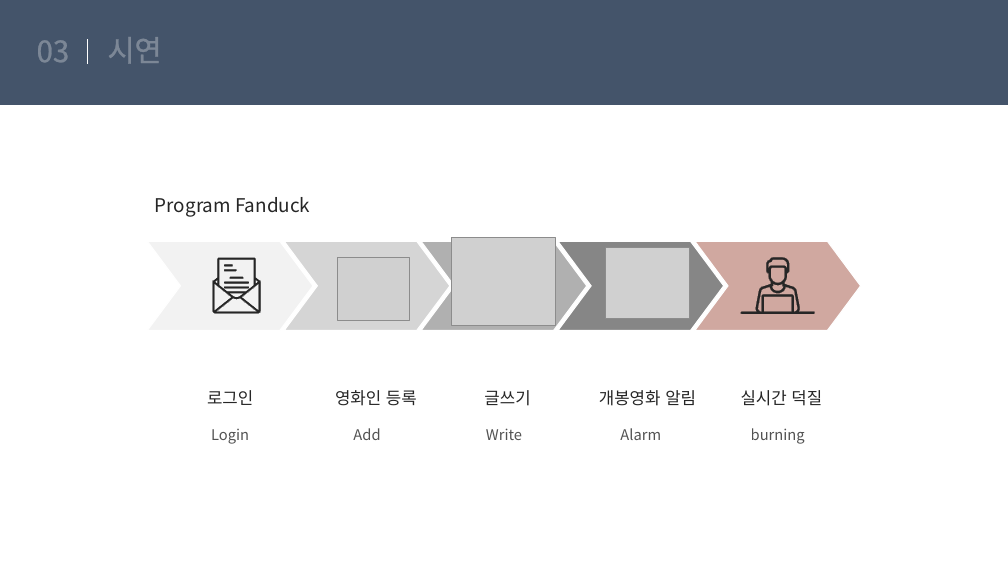
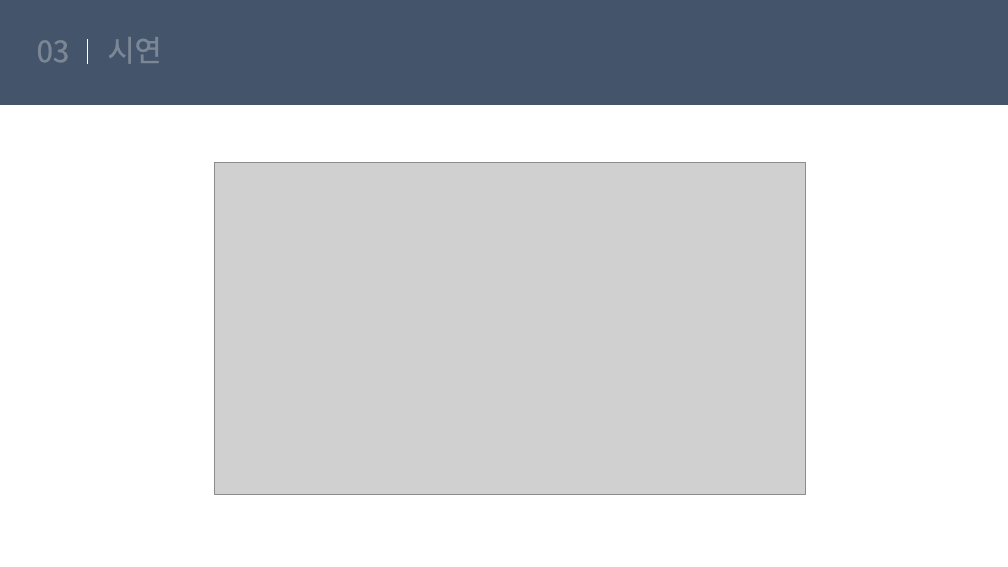
Before and after one commit to suna05/fanduck, a slide deck: slide 16 of suna/8월 30일 수/0830팬덕.pptx. Drawn at 1008x567 pixels with LibreOffice and Linux fonts; fonts in the diff are those of the drawing; grey boxes stand for pictures. Boxes give left, top, right and bottom in pixels: in the first picture for what was removed or moved away, otherwise in the second. Text is boxed around its words. In the diff, an @@ line names an element or a change of style, - is before the commit and + after.

Commit message:
v
v

```diff
--- a/suna/8월 30일 수/0830팬덕.pptx
+++ b/suna/8월 30일 수/0830팬덕.pptx
@@ picture added at (215, 163, 805, 495) @@
@@ text removed at (155, 197, 310, 217) @@
-Program Fanduck
@@ picture removed at (451, 237, 556, 325) @@
@@ freeform shape removed at (147, 241, 313, 330) @@
@@ freeform shape removed at (284, 241, 450, 330) @@
@@ picture removed at (337, 258, 410, 321) @@
@@ freeform shape removed at (421, 241, 587, 330) @@
@@ freeform shape removed at (558, 241, 724, 330) @@
@@ picture removed at (605, 247, 689, 318) @@
@@ freeform shape removed at (695, 241, 861, 330) @@
@@ freeform shape removed at (741, 258, 814, 315) @@
@@ group removed at (212, 258, 260, 313): 6 freeform shapes @@
@@ text removed at (207, 390, 253, 405) @@
-로그인
@@ text removed at (335, 390, 417, 406) @@
-영화인 등록
@@ text removed at (484, 390, 530, 406) @@
-글쓰기
@@ text removed at (599, 390, 696, 406) @@
-개봉영화 알림
@@ text removed at (741, 390, 822, 406) @@
-실시간 덕질
@@ text removed at (211, 429, 249, 444) @@
-Login
@@ text removed at (353, 428, 380, 440) @@
-Add
@@ text removed at (486, 428, 522, 440) @@
-Write
@@ text removed at (620, 428, 661, 440) @@
-Alarm
@@ text removed at (751, 428, 805, 444) @@
-burning
```
Also in this commit, not shown: 2 other slides changed, 2 slides added, 1 slide removed.
